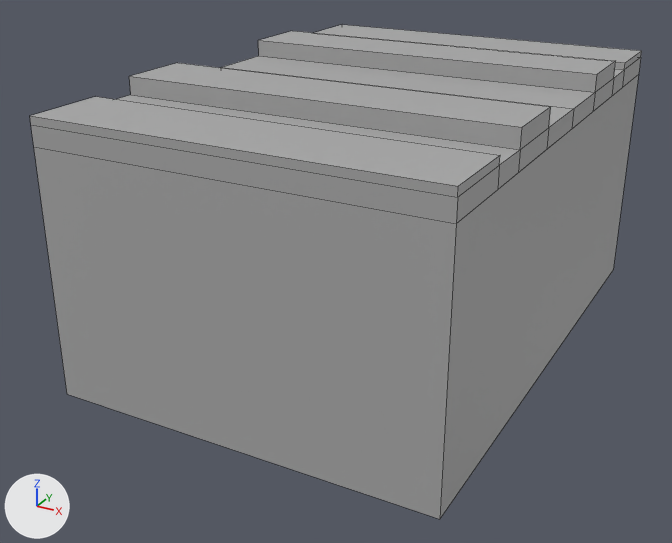
What one commit did to the FBX model BI_Ubisoft_Game_Jam/Assets/3D/Mesh/SM_AirCanon_Rails_01.fbx.
Both versions are drawn from a 50 mm camera at (3.73, -9.73, 8.22) aimed at (-3.85, 4.04, 1.33). Every picture has the same lights, and +X, +Y and +Z are marked at lower left. The picture after the commit comes second. Mesh edges are drawn as thin lines. Where no turn or scale is listed for an object, it has been applied to the vertices. Vertices at exactly the same position are counted once.

In view in the first picture: 'SM_Tile_4x4_GreatWall_02', 'SM_Tile_4x4_Rails_02'.
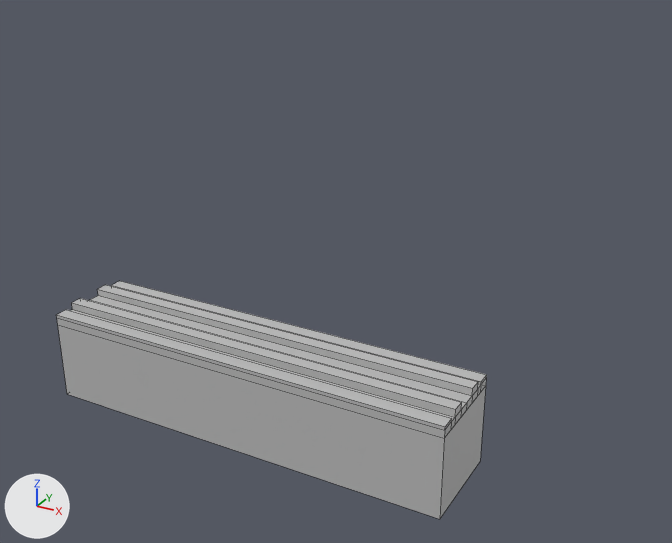
What differs and where, as boxes (x1, y1, x2, y2) in the pictures (672 x 543 px):
'SM_Tile_4x4_GreatWall_02', rescaled
    before: (34, 74, 639, 519)
    after: (58, 325, 486, 519)
'SM_Tile_4x4_Rails_02', moved, rescaled (30% narrower, 21% shorter)
    before: (30, 25, 642, 224)
    after: (57, 281, 487, 438)

The change, as a diff of the scene's bpy script:
```diff
--- a/BI_Ubisoft_Game_Jam/Assets/3D/Mesh/SM_AirCanon_Rails_01.fbx.py
+++ b/BI_Ubisoft_Game_Jam/Assets/3D/Mesh/SM_AirCanon_Rails_01.fbx.py
@@ me_mesh_001 @@
 # used by ob_sm_tile_4x4_greatwall_02; location = (-6.8, 0.0, 0.0)
-me_mesh_001.from_pydata(...)  # 8 vertices, 6 faces; spans x 0.0..6.8, y 0.0..9.72, z 0.0..4.31
+me_mesh_001.from_pydata(...)  # 8 vertices, 6 faces; spans x -6.8..0.0, y 0.0..1.54, z 0.0..1.31
+# me_mesh_001 part 2: the whole mesh is scaled about its middle by (1, 0.158, 0.303), then moved by (-6.8, -4.09, -1.5)
 me_mesh_001.materials.append(mat_standardsurface1)
@@ me_mesh @@
 # used by ob_sm_tile_4x4_rails_02; location = (-6.8, 0.0, 0.0)
-me_mesh.from_pydata(...)  # 52 vertices, 50 faces; spans x 0.0..6.8, y 0.0..9.72, z 4.31..4.95
+me_mesh.from_pydata(...)  # 52 vertices, 50 faces; spans x -6.8..0.0, y 0.0..1.54, z 0.0..0.25
+# me_mesh part 1: the whole mesh is scaled about its middle by (1, 0.158, 0.384), then moved by (-6.8, -4.09, -4.5)
 me_mesh.materials.append(mat_standardsurface1)
@@ ob_sm_tile_4x4_greatwall_02 @@
 ob_sm_tile_4x4_greatwall_02 = bpy.data.objects.new('SM_Tile_4x4_GreatWall_02', me_mesh_001)
-ob_sm_tile_4x4_greatwall_02.location = (-6.8, 0.0, 0.0)
+ob_sm_tile_4x4_greatwall_02.location = (0.0, 0.0, 0.0)
@@ ob_sm_tile_4x4_rails_02 @@
 ob_sm_tile_4x4_rails_02 = bpy.data.objects.new('SM_Tile_4x4_Rails_02', me_mesh)
-ob_sm_tile_4x4_rails_02.location = (-6.8, 0.0, 0.0)
+ob_sm_tile_4x4_rails_02.location = (0.0, 0.0, 1.31)
```
